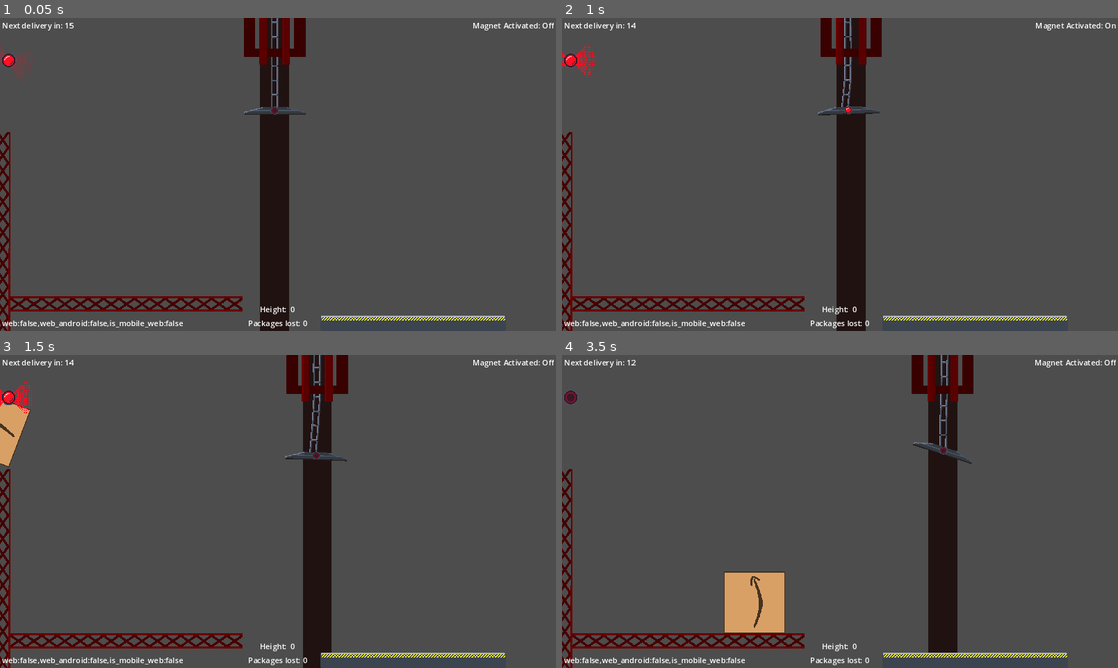
Above: before the commit, frames 1-4 (two rows, left to right).
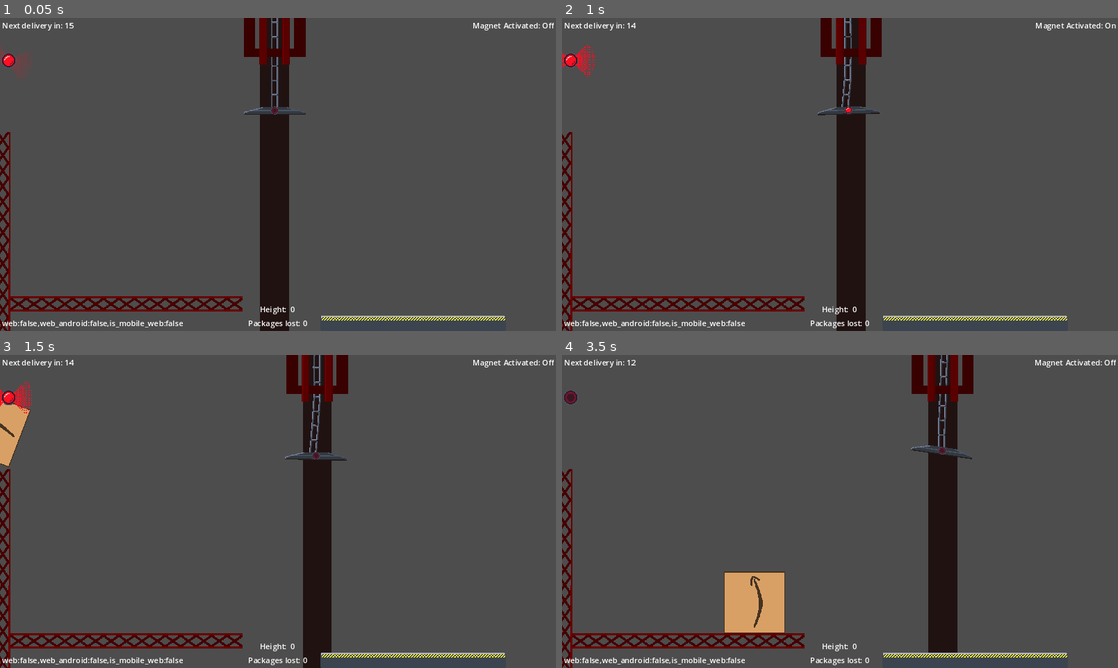
Above: after the commit, the same moments.

Repository: nanodeath/tippy-towers
Game: Godot game, scene res://game.tscn
Same seed, same stepped clock (60 frames per second), same inputs: the game is played once before the commit and once after it. The engine's default icon, where the game draws it, is replaced by a stand-in: a white triangle on a blue panel in a dark square.
Inputs:
- Up to frame 1 (0.05 s): no input
- Up to frame 2 (1 s): hold D (move_right) from 0.53 s (still down); tap Space (toggle_magnet) at 0.6 s
- Up to frame 3 (1.5 s): release D (move_right) at 1.28 s; hold S (move_down) from 1.28 s (still down); tap Space (toggle_magnet) at 1.35 s
- Up to frame 4 (3.5 s): release S (move_down) at 2.03 s; hold D (move_right) 2.03-2.78 s; tap Space (toggle_magnet) at 2.1, 2.85 s; hold W (move_up) from 2.78 s (still down)

Frame 1 is identical in both runs. In frame 2, less than 0.1% of the frame differs, in the area x 46-58%, y 1-32%; in frame 3, less than 0.1%; in frame 4, 0.5%, in the area x 62-74%, y 0-35%.

Commit message:
Revert "Switch magnet over to RayCast2D array."
This reverts commit 423a65b136fd8882444d5bf9227fd8a698935a9c.

Diff:
--- a/tippy-towers/scenes/crane.tscn
+++ b/tippy-towers/scenes/crane.tscn
@@ -12,8 +12,14 @@
 [sub_resource type="CircleShape2D" id="CircleShape2D_0pyye"]
 radius = 4.0
 
+[sub_resource type="RectangleShape2D" id="RectangleShape2D_ngqpb"]
+size = Vector2(2, 6)
+
 [sub_resource type="RectangleShape2D" id="RectangleShape2D_xaaf2"]
-size = Vector2(128, 6)
+size = Vector2(124, 8)
+
+[sub_resource type="RectangleShape2D" id="RectangleShape2D_0eb5c"]
+size = Vector2(124, 2)
 
 [sub_resource type="RectangleShape2D" id="RectangleShape2D_mjl0t"]
 size = Vector2(128, 48)
@@ -48,14 +54,13 @@
 [sub_resource type="RectangleShape2D" id="RectangleShape2D_rt02g"]
 size = Vector2(16, 320)
 
-[node name="Crane" type="CharacterBody2D" node_paths=PackedStringArray("junk_probes")]
+[node name="Crane" type="CharacterBody2D"]
 collision_layer = 4
 collision_mask = 3
 motion_mode = 1
 script = ExtResource("1_dp2g1")
 speed = 150
 move_up_speed = 100
-junk_probes = [NodePath("Magnet/JunkProbe1"), NodePath("Magnet/JunkProbe2"), NodePath("Magnet/JunkProbe3"), NodePath("Magnet/JunkProbe4"), NodePath("Magnet/JunkProbe5")]
 
 [node name="ColorRect" type="ColorRect" parent="."]
 show_behind_parent = true
@@ -147,10 +152,36 @@
 [node name="Sprite" type="Sprite2D" parent="Magnet"]
 texture = ExtResource("4_ge2jl")
 
+[node name="Left" type="CollisionShape2D" parent="Magnet"]
+position = Vector2(-63, 5)
+shape = SubResource("RectangleShape2D_ngqpb")
+
+[node name="Right" type="CollisionShape2D" parent="Magnet"]
+position = Vector2(63, 5)
+shape = SubResource("RectangleShape2D_ngqpb")
+
 [node name="Top" type="CollisionShape2D" parent="Magnet"]
-position = Vector2(0, 5)
+position = Vector2(0, 2)
 shape = SubResource("RectangleShape2D_xaaf2")
-debug_color = Color(0.992157, 0, 0.243137, 0.419608)
+
+[node name="PinJoint2D" type="PinJoint2D" parent="Magnet"]
+position = Vector2(-52, 7)
+node_a = NodePath("..")
+node_b = NodePath("../StickyBit")
+
+[node name="PinJoint2D2" type="PinJoint2D" parent="Magnet"]
+position = Vector2(52, 7)
+node_a = NodePath("..")
+node_b = NodePath("../StickyBit")
+
+[node name="StickyBit" type="RigidBody2D" parent="Magnet"]
+collision_mask = 2
+max_contacts_reported = 8
+contact_monitor = true
+
+[node name="Shape" type="CollisionShape2D" parent="Magnet/StickyBit"]
+position = Vector2(0, 7)
+shape = SubResource("RectangleShape2D_0eb5c")
 
 [node name="GravityZone" type="Area2D" parent="Magnet"]
 collision_mask = 2
@@ -170,31 +201,6 @@
 scale = Vector2(0.5, 0.5)
 sprite_frames = SubResource("SpriteFrames_2etnk")
 
-[node name="JunkProbe1" type="RayCast2D" parent="Magnet"]
-position = Vector2(-63, 8)
-target_position = Vector2(0, 2)
-collision_mask = 2
-
-[node name="JunkProbe2" type="RayCast2D" parent="Magnet"]
-position = Vector2(-32, 8)
-target_position = Vector2(0, 2)
-collision_mask = 2
-
-[node name="JunkProbe3" type="RayCast2D" parent="Magnet"]
-position = Vector2(-1, 8)
-target_position = Vector2(0, 2)
-collision_mask = 2
-
-[node name="JunkProbe4" type="RayCast2D" parent="Magnet"]
-position = Vector2(30, 8)
-target_position = Vector2(0, 2)
-collision_mask = 2
-
-[node name="JunkProbe5" type="RayCast2D" parent="Magnet"]
-position = Vector2(61, 8)
-target_position = Vector2(0, 2)
-collision_mask = 2
-
 [node name="CollisionShape2D2" type="CollisionShape2D" parent="."]
 position = Vector2(-24, -96)
 shape = SubResource("RectangleShape2D_rt02g")
--- a/tippy-towers/scripts/crane.gd
+++ b/tippy-towers/scripts/crane.gd
@@ -4,11 +4,10 @@
 @export var move_up_speed: int
 @export var left_bound: Node2D
 @export var right_bound: Node2D
-@export var junk_probes: Array[RayCast2D]
-
 @onready var chain_anchor = $ChainAnchor
 @onready var gravity_zone: Area2D = $Magnet/GravityZone
 @onready var magnet: RigidBody2D = $Magnet
+@onready var sticky_bit = $Magnet/StickyBit
 @onready var anchor_min = $AnchorMin
 @onready var anchor_max = $AnchorMax
 @onready var game: Game
@@ -18,6 +17,8 @@
 
 signal magnet_changed(status: bool)
 
+var contacts: int = 0
+var magnet_direct_state: PhysicsDirectBodyState2D
 var fused_with_junk: Array[RigidBody2D] = []
 
 var current_speed := 0.0
@@ -26,6 +27,10 @@
 func _ready():
 	game = get_node("/root/Game")
 	_update_magnet()
+	magnet_direct_state = PhysicsServer2D.body_get_direct_state(sticky_bit.get_rid())
+
+	sticky_bit.body_entered.connect(func(b): contacts += 1)
+	sticky_bit.body_exited.connect(func(b): contacts -= 1)
 
 func _process(delta):
 	var is_game_over := game.is_game_over
@@ -46,11 +51,6 @@
 func _physics_process(delta):
 	global_position.x = clampf(position.x + current_speed, left_bound.global_position.x, right_bound.global_position.x)
 
-	var contacts := 0
-	for probe in junk_probes:
-		if probe.is_colliding():
-			contacts += 1
-
 	if not game.is_game_over:
 		if Input.is_action_pressed("move_up"):
 			chain_anchor.position.y -= move_up_speed * delta
@@ -58,11 +58,12 @@
 			chain_anchor.position.y += move_up_speed * delta
 		chain_anchor.position.y = clampf(chain_anchor.position.y, anchor_min.position.y, anchor_max.position.y)
 
+	var contact_count := magnet_direct_state.get_contact_count()
 	#print("Magnet contact: ", contact_count)
-	if magnet_activated and contacts > 1:
+	if magnet_activated and contacts > 0:
 		var collisions := []
-		for probe in junk_probes:
-			var obj := probe.get_collider()
+		for i in contact_count:
+			var obj := magnet_direct_state.get_contact_collider_object(i) as Node
 			if not obj is PhysicsBody2D or not obj.is_in_group("junk"):
 				continue
 			#print("  collider obj: ", obj)
@@ -81,6 +82,7 @@
 	if not magnet_activated and fused_with_junk.size() > 0:
 		for obj in fused_with_junk:
 			obj.add_collision_exception_with(magnet)
+			obj.add_collision_exception_with(sticky_bit)
 			obj.reparent(get_parent())
 			obj.freeze = false
 			obj.collision_layer = 1 << 1
@@ -89,6 +91,7 @@
 			timer.wait_time = 1.0
 			timer.timeout.connect(func():
 				obj.remove_collision_exception_with(magnet)
+				obj.remove_collision_exception_with(sticky_bit)
 				timer.queue_free()
 			)
 			obj.add_child(timer)
Not shown: 1 places in tippy-towers/scenes/crane.tscn that only renumber resources
